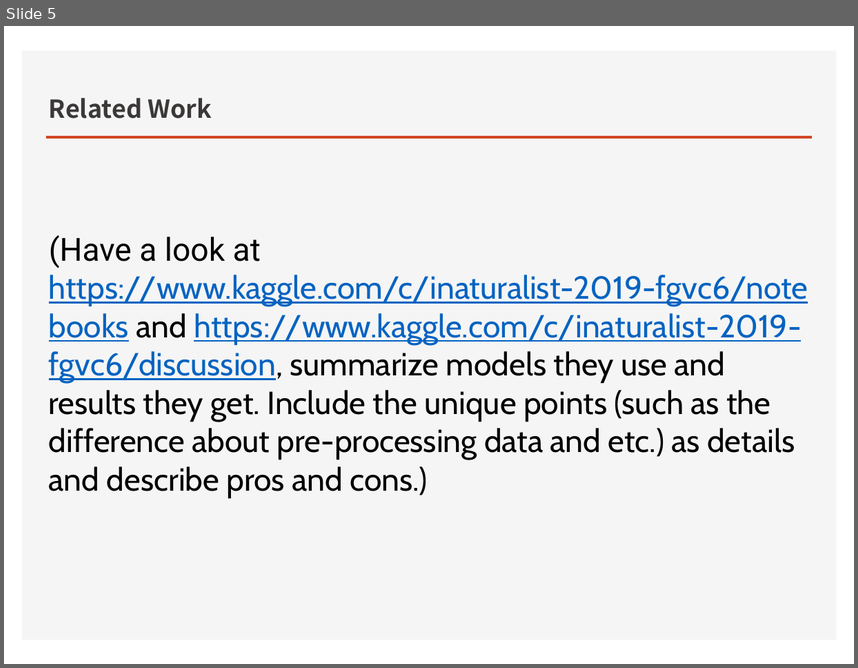
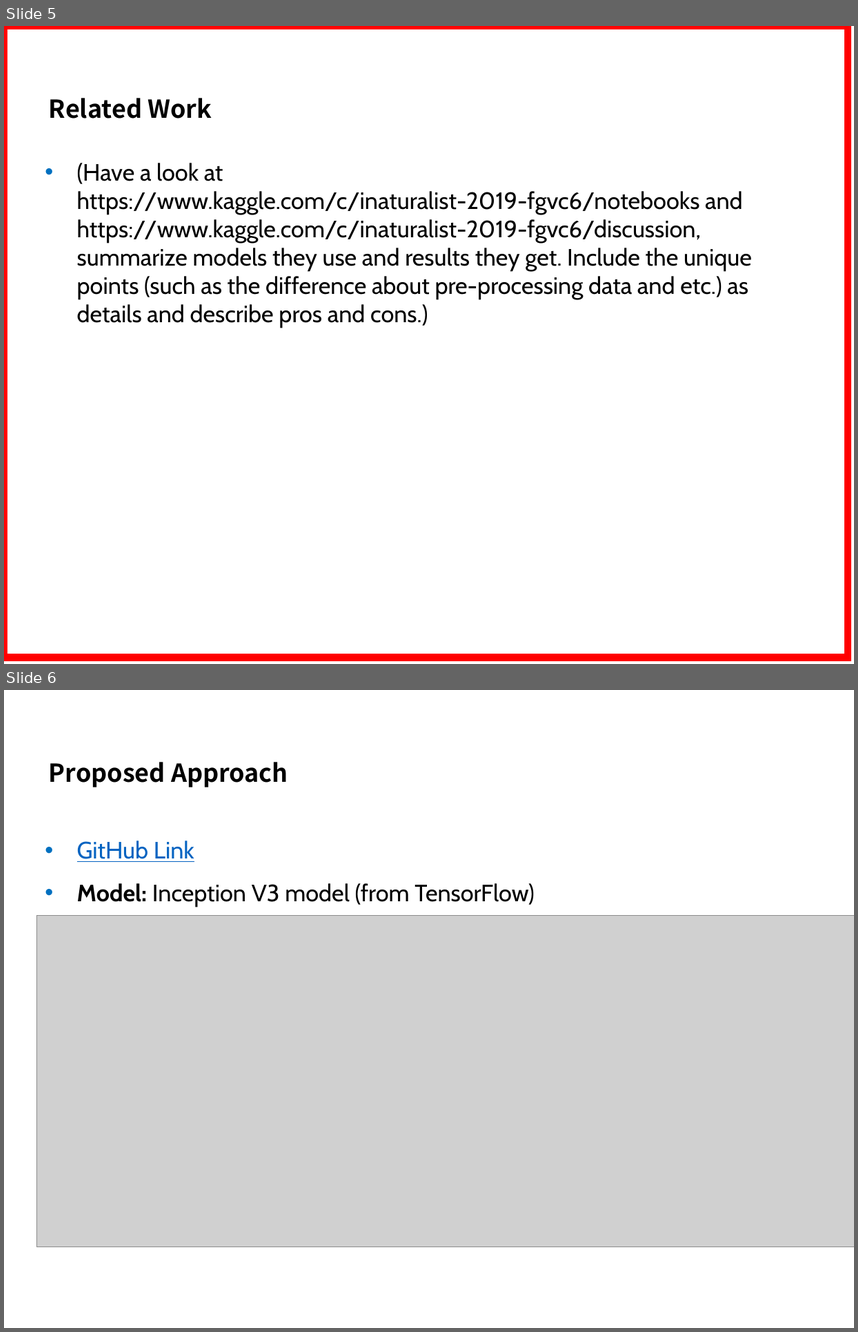
Before and after one commit to kimbold/VRDL_2019, a slide deck: Final project/Final_presentation.pptx. Shown one above the other, each under a label of ours: slide 5 before the commit, slides 5 and 6 after it. The pictures are 858x668 and 858x1332 pixels, drawn with LibreOffice and Linux fonts; fonts in the diff are those of the drawing; grey boxes stand for pictures; background and template pictures are left out. Boxes give left, top, right and bottom in pixels: in the first picture for what was removed or moved away, otherwise in the second. Text is boxed around its words. In the diff, an @@ line names an element or a change of style, - is before the commit and + after.

```diff
--- a/Final project/Final_presentation.pptx
+++ b/Final project/Final_presentation.pptx
@@ slide 6 added at box(4, 690, 854, 1328), background #FFFFFF @@
@@ title added at box(49, 762, 288, 787), 21 pt, text #000000, bold @@
+Proposed Approach
@@ text added at box(77, 840, 534, 907), 20 pt, text #000000 @@
+• GitHub Link
+• Model: Inception V3 model (from TensorFlow)
@@ picture added at box(36, 915, 854, 1246) @@
@@ slide 5 changed as well @@
@@ rectangle added at box(4, 26, 848, 657), outline #FF0000 6 pt @@
@@ rectangle removed at box(22, 51, 836, 640) @@
@@ title "Related Work" at box(49, 98, 212, 118): text colour #3B3838 to #000000 @@
@@ line removed from (47, 137) to (811, 137) @@
@@ text "(Have a look at https://www.kaggle.com/c/inaturalist-2019-fg ...": place and size @@
-text "(Have a look at https://www.kaggle.com/c/inaturalist-2019-fg ..." at box(49, 235, 809, 497)
+text "(Have a look at https://www.kaggle.com/c/inaturalist-2019-fg ..." at box(77, 163, 752, 328)
@@ text "(Have a look at https://www.kaggle.com/c/inaturalist-2019-fg ..." at box(77, 163, 752, 328): size 27 to 20 pt; font Roboto to Cabin in "(Have a look at"; text colour #0563C1 to #000000, underline off in "https://www.kaggle.com/c/inaturalist-2019-fgvc6/notebooks ht ..."; bullet none to • @@
```
Also in this commit, not shown: 4 other slides changed, 7 other slides added, 10 slides removed, 1 other file.
